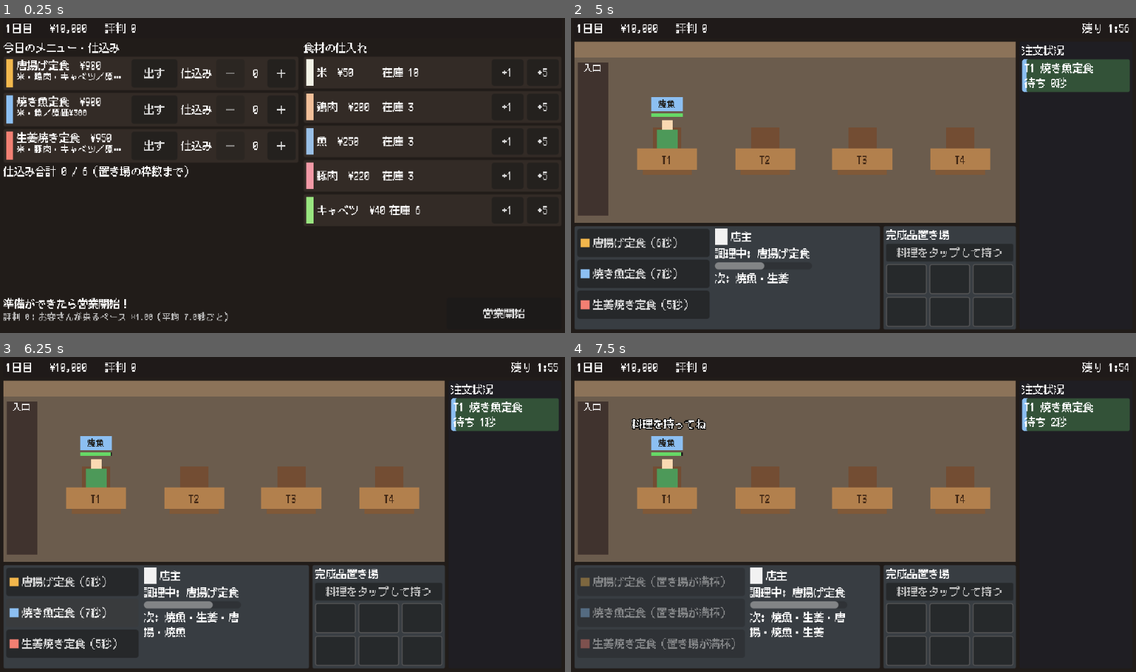
Above: before the commit, frames 1-4 (two rows, left to right).
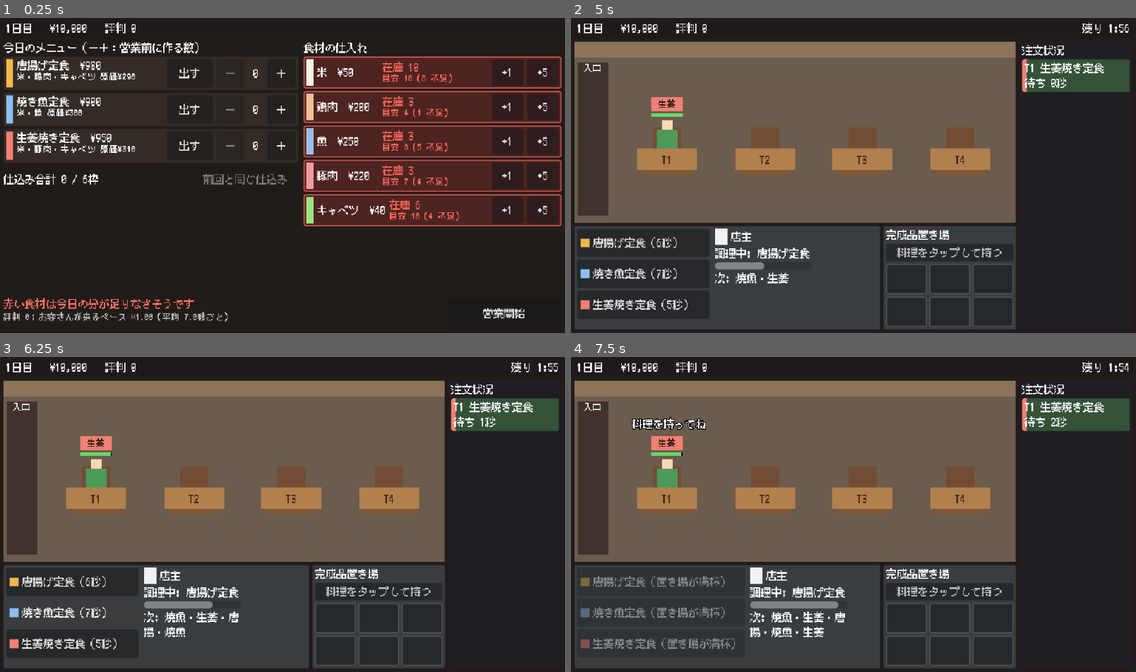
Above: after the commit, the same moments.

Repository: ramen07310182/Kitchen-Battlefield
Game: Godot game, scene res://scenes/main/main.tscn
The game is run twice, just before and just after one commit, with the same random seed, the same clock (stepped at 60 frames per second) and the same inputs.
Inputs (mouse positions are in pixels of both pictures, inside the frame that each line leads up to):
- Up to frame 1 (0.25 s): no input
- Up to frame 2 (5 s): click "営業開始" at 0.5 s; click (667, 131) at 1.27 s; click "唐揚げ定食（6秒）" at 2 s; click "焼き魚定食（7秒）" at 2.75 s; click "生姜焼き定食（5秒）" at 3.5 s; click (667, 131) at 4.27 s
- Up to frame 3 (6.25 s): click "唐揚げ定食（6秒）" at 5 s; click "焼き魚定食（7秒）" at 5.75 s
- Up to frame 4 (7.5 s): click "生姜焼き定食（5秒）" at 6.5 s; click (667, 470) at 7.27 s

The runs differ from the first frame. In frame 1, 20% of the frame differs, in the area x 0-100%, y 7-93%; in frame 2, 0.6%; in frame 3, 0.6%; in frame 4, 0.6%.

Commit message:
準備画面に在庫不足の警告と「前回と同じ仕込み」ボタンを追加
- DemandEstimator: 今日のメニュー・仕込み・評判から食材の必要数の目安を見積もる
- OrderChooser: 注文の確率を来店と見積もりで共通化
- 目安より在庫が少ない食材を赤く表示し、不足数を出す（倍率は stock_warning_ratio）
- 前回の営業で仕込んだ数を覚え、ボタン1つで同じ仕込みにする
- セーブを version 2 にし、前回の仕込み（last_prep）を保存。v1 からの移行処理を追加
- スモークテストで警告・前回の仕込み・v1→v2移行を確認

Co-Authored-By: Claude Opus 5.5 <noreply@anthropic.com>

Diff:
--- a/autoload/game_state.gd
+++ b/autoload/game_state.gd
@@ -7,7 +7,7 @@
 signal reputation_changed(value: int)
 
 const DEFAULT_SAVE_PATH := "user://save.json"
-const SAVE_VERSION := 1
+const SAVE_VERSION := 2
 
 var money: int = 0
 var day: int = 1
@@ -19,6 +19,8 @@
 var today_menu: Array[String] = []
 ## 営業開始時に作っておく個数 { 料理id: 個数 }
 var prep_counts: Dictionary = {}
+## 前回の営業で実際に仕込んだ個数 { 料理id: 個数 }（「前回と同じ仕込み」用。セーブする）
+var last_prep_counts: Dictionary = {}
 ## セーブファイルの場所。テストのときだけ別の場所に切り替える
 var save_path: String = DEFAULT_SAVE_PATH
 
@@ -54,6 +56,7 @@
 	for dish: DishData in Database.dishes:
 		today_menu.append(dish.id)
 	prep_counts.clear()
+	last_prep_counts.clear()
 
 
 # ---------------------------------------------------------------
@@ -175,6 +178,41 @@
 	inventory_changed.emit()
 
 
+## 今日のメニュー・仕込み・評判から見た、食材ごとの必要数の目安 { 食材id: 個数 }
+func get_ingredient_needs() -> Dictionary:
+	return DemandEstimator.ingredient_needs(
+		get_menu_dishes(), prep_counts, Database.customer_types, Database.config, reputation)
+
+
+## 目安に対して足りない数（足りていれば0）
+func get_shortage(ingredient_id: String, needs: Dictionary) -> int:
+	return maxi(0, int(needs.get(ingredient_id, 0)) - get_stock(ingredient_id))
+
+
+func has_last_prep() -> bool:
+	return not last_prep_counts.is_empty()
+
+
+## 前回と同じ仕込みにする。前回仕込んだ料理はメニューに入れる。
+## 食材や枠が足りない分は入れられない。全部入れられたら true
+func apply_last_prep() -> bool:
+	prep_counts.clear()
+	var complete: bool = true
+	for dish: DishData in Database.dishes:
+		var target: int = int(last_prep_counts.get(dish.id, 0))
+		if target <= 0:
+			continue
+		if not today_menu.has(dish.id):
+			today_menu.append(dish.id)
+		for i: int in target:
+			if not can_add_prep(dish):
+				complete = false
+				break
+			prep_counts[dish.id] = get_prep_count(dish.id) + 1
+	inventory_changed.emit()
+	return complete
+
+
 # ---------------------------------------------------------------
 # 営業の開始・集計・終了
 # ---------------------------------------------------------------
@@ -189,6 +227,9 @@
 				break
 			consume_ingredients(dish)
 			prepared.append(dish.id)
+	last_prep_counts.clear()
+	for dish_id: String in prepared:
+		last_prep_counts[dish_id] = int(last_prep_counts.get(dish_id, 0)) + 1
 	prep_counts.clear()
 	return prepared
 
@@ -248,6 +289,7 @@
 		"day": day,
 		"reputation": reputation,
 		"inventory": inventory.duplicate(),
+		"last_prep": last_prep_counts.duplicate(),
 	}
 	var file: FileAccess = FileAccess.open(save_path, FileAccess.WRITE)
 	if file == null:
@@ -276,6 +318,13 @@
 		for ing: IngredientData in Database.ingredients:
 			if (saved_inventory as Dictionary).has(ing.id):
 				inventory[ing.id] = maxi(0, int(saved_inventory[ing.id]))
+	last_prep_counts.clear()
+	var saved_prep: Variant = data.get("last_prep", {})
+	if saved_prep is Dictionary:
+		for dish: DishData in Database.dishes:
+			var count: int = int((saved_prep as Dictionary).get(dish.id, 0))
+			if count > 0:
+				last_prep_counts[dish.id] = count
 	money_changed.emit(money)
 	reputation_changed.emit(reputation)
 	inventory_changed.emit()
@@ -288,6 +337,9 @@
 	if version <= 0 or version > SAVE_VERSION:
 		push_warning("対応していないセーブデータのバージョンです: %d" % version)
 		return {}
-	# 例: if version == 1: （v1 → v2 の変換）; version = 2
+	if version == 1:
+		# v2 で「前回の仕込み」を追加。v1 のセーブには無いので空にする
+		data["last_prep"] = {}
+		version = 2
 	data["version"] = version
 	return data
--- a/data/game_config.tres
+++ b/data/game_config.tres
@@ -37,3 +37,4 @@
 stars_angry = 1.0
 buy_step_small = 1
 buy_step_large = 5
+stock_warning_ratio = 1.0
--- a/scenes/business/customer_spawner.gd
+++ b/scenes/business/customer_spawner.gd
@@ -57,29 +57,6 @@
 	return types[types.size() - 1]
 
 
-## 今日のメニューから、予算内で好みに合わせて選ぶ。予算内がなければいちばん安いもの
+## 今日のメニューから、予算内で好みに合わせて選ぶ（確率は OrderChooser にまとめてある）
 func choose_dish(customer_type: CustomerTypeData) -> DishData:
-	if _menu.is_empty():
-		return null
-	var candidates: Array[DishData] = []
-	for d: DishData in _menu:
-		if d.price <= customer_type.budget:
-			candidates.append(d)
-	if candidates.is_empty():
-		var cheapest: DishData = _menu[0]
-		for d: DishData in _menu:
-			if d.price < cheapest.price:
-				cheapest = d
-		return cheapest
-	var total: float = 0.0
-	var weights: Array[float] = []
-	for d: DishData in candidates:
-		var w: float = _config.favorite_weight if customer_type.favorite_dishes.has(d.id) else 1.0
-		weights.append(w)
-		total += w
-	var roll: float = randf() * total
-	for i: int in candidates.size():
-		roll -= weights[i]
-		if roll <= 0.0:
-			return candidates[i]
-	return candidates[candidates.size() - 1]
+	return OrderChooser.choose(customer_type, _menu, _config)
--- a/scenes/prep/ingredient_row.gd
+++ b/scenes/prep/ingredient_row.gd
@@ -1,20 +1,31 @@
 class_name IngredientRow
 extends PanelContainer
-## 営業準備画面の1行: 食材の在庫と仕入れボタン。
+## 営業準備画面の1行: 食材の在庫・必要数の目安・仕入れボタン。
+## 目安より在庫が少ないときは赤く表示する。
 
 signal buy_requested(ingredient_id: String, count: int)
 
+const COLOR_OK := Color.WHITE
+const COLOR_SUB := Color(0.7, 0.7, 0.7)
+const COLOR_SHORT := Color(1.0, 0.4, 0.35)
+
 var ingredient: IngredientData
+
+var _box_normal: StyleBoxFlat
+var _box_short: StyleBoxFlat
 
 @onready var _swatch: ColorRect = %Swatch
 @onready var _name_label: Label = %NameLabel
 @onready var _stock_label: Label = %StockLabel
+@onready var _need_label: Label = %NeedLabel
 @onready var _buy_small: Button = %BuySmallButton
 @onready var _buy_large: Button = %BuyLargeButton
 
 
 func _ready() -> void:
-	add_theme_stylebox_override("panel", UIUtil.flat_box(Color(0.2, 0.17, 0.15)))
+	_box_normal = UIUtil.flat_box(Color(0.2, 0.17, 0.15))
+	_box_short = UIUtil.flat_box(Color(0.3, 0.14, 0.13), COLOR_SHORT, 1)
+	add_theme_stylebox_override("panel", _box_normal)
 	var cfg: GameConfig = Database.config
 	_buy_small.pressed.connect(func() -> void: buy_requested.emit(ingredient.id, cfg.buy_step_small))
 	_buy_large.pressed.connect(func() -> void: buy_requested.emit(ingredient.id, cfg.buy_step_large))
@@ -25,17 +36,33 @@
 	ingredient = data
 	_swatch.color = ingredient.color
 	_name_label.text = "%s  %s" % [ingredient.display_name, UIText.money(ingredient.price)]
-	refresh()
 
 
-func refresh() -> void:
+## needs: GameState.get_ingredient_needs() の結果
+func refresh(needs: Dictionary) -> void:
 	var cfg: GameConfig = Database.config
 	var stock: int = GameState.get_stock(ingredient.id)
 	var reserved: int = GameState.get_reserved(ingredient.id)
+	var need: int = int(needs.get(ingredient.id, 0))
+	var shortage: int = GameState.get_shortage(ingredient.id, needs)
+
 	if reserved > 0:
 		_stock_label.text = UIText.PREP_STOCK_RESERVED % [stock, reserved]
 	else:
 		_stock_label.text = UIText.PREP_STOCK % stock
+
+	if need <= 0:
+		_need_label.text = UIText.PREP_NEED_UNUSED
+	elif shortage > 0:
+		_need_label.text = UIText.PREP_NEED_SHORT % [need, shortage]
+	else:
+		_need_label.text = UIText.PREP_NEED % need
+
+	var short: bool = shortage > 0
+	_stock_label.add_theme_color_override("font_color", COLOR_SHORT if short else COLOR_OK)
+	_need_label.add_theme_color_override("font_color", COLOR_SHORT if short else COLOR_SUB)
+	add_theme_stylebox_override("panel", _box_short if short else _box_normal)
+
 	_buy_small.text = UIText.PREP_BUY % cfg.buy_step_small
 	_buy_large.text = UIText.PREP_BUY % cfg.buy_step_large
 	_buy_small.disabled = GameState.money < ingredient.price * cfg.buy_step_small
--- a/scenes/prep/ingredient_row.tscn
+++ b/scenes/prep/ingredient_row.tscn
@@ -21,11 +21,24 @@
 layout_mode = 2
 text = "食材"
 
-[node name="StockLabel" type="Label" parent="HBox"]
+[node name="StockTexts" type="VBoxContainer" parent="HBox"]
+layout_mode = 2
+size_flags_horizontal = 3
+size_flags_vertical = 4
+theme_override_constants/separation = 0
+
+[node name="StockLabel" type="Label" parent="HBox/StockTexts"]
 unique_name_in_owner = true
 layout_mode = 2
-size_flags_horizontal = 3
 text = "在庫 0"
+clip_text = true
+text_overrun_behavior = 3
+
+[node name="NeedLabel" type="Label" parent="HBox/StockTexts"]
+unique_name_in_owner = true
+layout_mode = 2
+theme_type_variation = &"SmallLabel"
+text = "目安 0"
 clip_text = true
 text_overrun_behavior = 3
 
--- a/scenes/prep/menu_row.gd
+++ b/scenes/prep/menu_row.gd
@@ -14,12 +14,10 @@
 @onready var _minus_button: Button = %MinusButton
 @onready var _count_label: Label = %CountLabel
 @onready var _plus_button: Button = %PlusButton
-@onready var _prep_label: Label = %PrepLabel
 
 
 func _ready() -> void:
 	add_theme_stylebox_override("panel", UIUtil.flat_box(Color(0.2, 0.17, 0.15)))
-	_prep_label.text = UIText.PREP_LABEL
 	_toggle_button.pressed.connect(func() -> void: menu_toggled.emit(dish.id, not GameState.is_on_menu(dish.id)))
 	_minus_button.pressed.connect(func() -> void: prep_changed.emit(dish.id, -1))
 	_plus_button.pressed.connect(func() -> void: prep_changed.emit(dish.id, 1))
--- a/scenes/prep/menu_row.tscn
+++ b/scenes/prep/menu_row.tscn
@@ -41,11 +41,6 @@
 layout_mode = 2
 text = "出す"
 
-[node name="PrepLabel" type="Label" parent="HBox"]
-unique_name_in_owner = true
-layout_mode = 2
-text = "仕込み"
-
 [node name="MinusButton" type="Button" parent="HBox"]
 unique_name_in_owner = true
 custom_minimum_size = Vector2(32, 32)
--- a/scenes/prep/prep_screen.gd
+++ b/scenes/prep/prep_screen.gd
@@ -1,19 +1,25 @@
 extends Control
 ## 営業準備画面: 今日のメニュー・食材の仕入れ・仕込み。
+## 食材は「今日のメニューと仕込みから見た必要数の目安」と比べ、足りなさそうなら赤く表示する。
 
 signal start_requested
 
 const MENU_ROW_SCENE: PackedScene = preload("res://scenes/prep/menu_row.tscn")
 const INGREDIENT_ROW_SCENE: PackedScene = preload("res://scenes/prep/ingredient_row.tscn")
+const COLOR_MESSAGE := Color.WHITE
+const COLOR_WARNING := Color(1.0, 0.45, 0.4)
 
 var _menu_rows: Array[MenuRow] = []
 var _ingredient_rows: Array[IngredientRow] = []
+## ボタンを押した結果のお知らせ。次の操作をするまで表示する
+var _notice: String = ""
 
 @onready var _menu_title: Label = %MenuTitle
 @onready var _ingredient_title: Label = %IngredientTitle
 @onready var _menu_list: VBoxContainer = %MenuList
 @onready var _ingredient_list: VBoxContainer = %IngredientList
 @onready var _prep_total_label: Label = %PrepTotalLabel
+@onready var _repeat_button: Button = %RepeatPrepButton
 @onready var _message_label: Label = %MessageLabel
 @onready var _pace_label: Label = %PaceLabel
 @onready var _start_button: Button = %StartButton
@@ -23,13 +29,14 @@
 	_menu_title.text = UIText.PREP_MENU_TITLE
 	_ingredient_title.text = UIText.PREP_INGREDIENT_TITLE
 	_start_button.text = UIText.PREP_START
+	_repeat_button.text = UIText.PREP_REPEAT
 
 	for dish: DishData in Database.dishes:
 		var row: MenuRow = MENU_ROW_SCENE.instantiate() as MenuRow
 		_menu_list.add_child(row)
 		row.setup(dish)
-		row.menu_toggled.connect(GameState.set_on_menu)
-		row.prep_changed.connect(GameState.change_prep)
+		row.menu_toggled.connect(_on_menu_toggled)
+		row.prep_changed.connect(_on_prep_changed)
 		_menu_rows.append(row)
 
 	for ing: IngredientData in Database.ingredients:
@@ -41,19 +48,35 @@
 
 	GameState.inventory_changed.connect(_refresh)
 	GameState.money_changed.connect(func(_v: int) -> void: _refresh())
+	_repeat_button.pressed.connect(_on_repeat_pressed)
 	_start_button.pressed.connect(_on_start_pressed)
 	_refresh()
 
 
 func _refresh() -> void:
+	var needs: Dictionary = GameState.get_ingredient_needs()
+	var any_short: bool = false
 	for row: MenuRow in _menu_rows:
 		row.refresh()
 	for row: IngredientRow in _ingredient_rows:
-		row.refresh()
+		row.refresh(needs)
+		if GameState.get_shortage(row.ingredient.id, needs) > 0:
+			any_short = true
+
 	_prep_total_label.text = UIText.PREP_TOTAL % [GameState.get_total_prep(), Database.config.shelf_capacity]
+	_repeat_button.disabled = not GameState.has_last_prep()
+
 	var has_menu: bool = not GameState.today_menu.is_empty()
 	_start_button.disabled = not has_menu
-	_message_label.text = UIText.PREP_HINT if has_menu else UIText.PREP_NEED_MENU
+	if not has_menu:
+		_set_message(UIText.PREP_NEED_MENU, COLOR_WARNING)
+	elif _notice != "":
+		_set_message(_notice, COLOR_MESSAGE)
+	elif any_short:
+		_set_message(UIText.PREP_SHORTAGE_WARNING, COLOR_WARNING)
+	else:
+		_set_message(UIText.PREP_HINT, COLOR_MESSAGE)
+
 	var cfg: GameConfig = Database.config
 	_pace_label.text = UIText.PREP_PACE % [
 		GameState.reputation,
@@ -62,8 +85,30 @@
 	]
 
 
+func _set_message(text: String, color: Color) -> void:
+	_message_label.text = text
+	_message_label.add_theme_color_override("font_color", color)
+
+
+func _on_menu_toggled(dish_id: String, on: bool) -> void:
+	_notice = ""
+	GameState.set_on_menu(dish_id, on)
+
+
+func _on_prep_changed(dish_id: String, delta: int) -> void:
+	_notice = ""
+	GameState.change_prep(dish_id, delta)
+
+
 func _on_buy_requested(ingredient_id: String, count: int) -> void:
+	_notice = ""
 	GameState.buy_ingredient(ingredient_id, count)
+
+
+func _on_repeat_pressed() -> void:
+	var complete: bool = GameState.apply_last_prep()
+	_notice = UIText.PREP_REPEAT_DONE if complete else UIText.PREP_REPEAT_PARTIAL
+	_refresh()
 
 
 func _on_start_pressed() -> void:
--- a/scenes/prep/prep_screen.tscn
+++ b/scenes/prep/prep_screen.tscn
@@ -61,10 +61,22 @@
 layout_mode = 2
 theme_override_constants/separation = 3
 
-[node name="PrepTotalLabel" type="Label" parent="SafeArea/VBox/Body/MenuPanel"]
+[node name="PrepFooter" type="HBoxContainer" parent="SafeArea/VBox/Body/MenuPanel"]
+layout_mode = 2
+theme_override_constants/separation = 6
+
+[node name="PrepTotalLabel" type="Label" parent="SafeArea/VBox/Body/MenuPanel/PrepFooter"]
 unique_name_in_owner = true
 layout_mode = 2
+size_flags_horizontal = 3
 text = "仕込み合計"
+autowrap_mode = 3
+
+[node name="RepeatPrepButton" type="Button" parent="SafeArea/VBox/Body/MenuPanel/PrepFooter"]
+unique_name_in_owner = true
+custom_minimum_size = Vector2(120, 32)
+layout_mode = 2
+text = "前回と同じ仕込み"
 
 [node name="IngredientPanel" type="VBoxContainer" parent="SafeArea/VBox/Body"]
 layout_mode = 2
--- a/scripts/data/game_config.gd
+++ b/scripts/data/game_config.gd
@@ -58,6 +58,9 @@
 ## 仕入れボタン1回で買う個数（小・大）
 @export var buy_step_small: int = 1
 @export var buy_step_large: int = 5
+## 在庫不足の警告: 見積もった必要数にこの倍率をかけた数より在庫が少ないと赤くする
+## （1.0 = 見積もりどおり、0.8 = 少し甘め、1.2 = 余裕を持たせる）
+@export var stock_warning_ratio: float = 1.0
 
 
 ## 評判に応じた来店間隔の倍率（1.0 = 基本のまま、小さいほどよく来る）
--- /dev/null
+++ b/scripts/demand_estimator.gd
@@ -0,0 +1,40 @@
+class_name DemandEstimator
+extends RefCounted
+## 今日のメニュー・仕込み・評判から、1日に必要になりそうな食材の数（目安）を見積もる。
+## 来店数 = 営業時間 ÷ 平均の来店間隔（評判込み）。席が埋まって来店できない分は考えない（多めの目安）。
+
+
+## 1日の来店数の目安
+static func expected_visitors(config: GameConfig, reputation: int) -> float:
+	var span: float = maxf(0.0, config.business_duration - config.first_spawn_delay)
+	return span / maxf(config.get_average_spawn_interval(reputation), 0.1) + 1.0
+
+
+## { 料理id: 注文数の目安 }
+static func expected_orders(menu: Array[DishData], customer_types: Array[CustomerTypeData], config: GameConfig, reputation: int) -> Dictionary:
+	var result: Dictionary = {}
+	var total_weight: float = 0.0
+	for t: CustomerTypeData in customer_types:
+		total_weight += maxf(0.0, t.spawn_weight)
+	if total_weight <= 0.0:
+		return result
+	var visitors: float = expected_visitors(config, reputation)
+	for t: CustomerTypeData in customer_types:
+		var share: float = maxf(0.0, t.spawn_weight) / total_weight
+		var probabilities: Dictionary = OrderChooser.order_probabilities(t, menu, config)
+		for dish_id: String in probabilities:
+			result[dish_id] = float(result.get(dish_id, 0.0)) + visitors * share * float(probabilities[dish_id])
+	return result
+
+
+## { 食材id: 必要な数の目安 }。料理ごとに「注文の目安」と「仕込みの数」の多いほうで数える
+static func ingredient_needs(menu: Array[DishData], prep_counts: Dictionary, customer_types: Array[CustomerTypeData], config: GameConfig, reputation: int) -> Dictionary:
+	var orders: Dictionary = expected_orders(menu, customer_types, config, reputation)
+	var needs: Dictionary = {}
+	for d: DishData in menu:
+		var count: float = maxf(float(orders.get(d.id, 0.0)), float(prep_counts.get(d.id, 0)))
+		for ing_id: String in d.ingredients:
+			needs[ing_id] = float(needs.get(ing_id, 0.0)) + count * int(d.ingredients[ing_id])
+	for ing_id: String in needs:
+		needs[ing_id] = ceili(float(needs[ing_id]) * config.stock_warning_ratio)
+	return needs
--- /dev/null
+++ b/scripts/order_chooser.gd
@@ -0,0 +1,48 @@
+class_name OrderChooser
+extends RefCounted
+## お客さんが今日のメニューから何を頼むか。
+## 来店（CustomerSpawner）と、在庫の目安（DemandEstimator）の両方で同じ確率を使う。
+
+
+## { 料理id: 頼む確率 }。予算内の料理から、好きな料理ほど選ばれやすい。
+## 予算内の料理がなければ、いちばん安い料理を必ず頼む
+static func order_probabilities(customer_type: CustomerTypeData, menu: Array[DishData], config: GameConfig) -> Dictionary:
+	var result: Dictionary = {}
+	if menu.is_empty():
+		return result
+	var candidates: Array[DishData] = []
+	for d: DishData in menu:
+		if d.price <= customer_type.budget:
+			candidates.append(d)
+	if candidates.is_empty():
+		var cheapest: DishData = menu[0]
+		for d: DishData in menu:
+			if d.price < cheapest.price:
+				cheapest = d
+		result[cheapest.id] = 1.0
+		return result
+	var total: float = 0.0
+	for d: DishData in candidates:
+		total += _weight(customer_type, d, config)
+	for d: DishData in candidates:
+		result[d.id] = _weight(customer_type, d, config) / total
+	return result
+
+
+## 確率に従って1つ選ぶ
+static func choose(customer_type: CustomerTypeData, menu: Array[DishData], config: GameConfig) -> DishData:
+	var probabilities: Dictionary = order_probabilities(customer_type, menu, config)
+	var last: DishData = null
+	var roll: float = randf()
+	for d: DishData in menu:
+		if not probabilities.has(d.id):
+			continue
+		last = d
+		roll -= float(probabilities[d.id])
+		if roll <= 0.0:
+			return d
+	return last
+
+
+static func _weight(customer_type: CustomerTypeData, dish: DishData, config: GameConfig) -> float:
+	return config.favorite_weight if customer_type.favorite_dishes.has(dish.id) else 1.0
--- a/scripts/ui_text.gd
+++ b/scripts/ui_text.gd
@@ -11,19 +11,25 @@
 const SECONDS := "%d秒"
 
 # --- 営業準備 ---
-const PREP_MENU_TITLE := "今日のメニュー・仕込み"
+const PREP_MENU_TITLE := "今日のメニュー（－＋：営業前に作る数）"
 const PREP_INGREDIENT_TITLE := "食材の仕入れ"
 const PREP_ON := "出す"
 const PREP_OFF := "出さない"
-const PREP_LABEL := "仕込み"
-const PREP_TOTAL := "仕込み合計 %d / %d（置き場の枠数まで）"
-const PREP_DISH_INFO := "%s／原価%s"
+const PREP_TOTAL := "仕込み合計 %d / %d枠"
+const PREP_DISH_INFO := "%s 原価%s"
 const PREP_STOCK := "在庫 %d"
 const PREP_STOCK_RESERVED := "在庫 %d（仕込 %d）"
 const PREP_BUY := "+%d"
 const PREP_START := "営業開始"
 const PREP_NEED_MENU := "メニューを1つ以上「出す」にしてください"
 const PREP_HINT := "準備ができたら営業開始！"
+const PREP_SHORTAGE_WARNING := "赤い食材は今日の分が足りなさそうです"
+const PREP_NEED := "目安 %d"
+const PREP_NEED_SHORT := "目安 %d（%d 不足）"
+const PREP_NEED_UNUSED := "今日のメニューでは使わない"
+const PREP_REPEAT := "前回と同じ仕込み"
+const PREP_REPEAT_DONE := "前回と同じ仕込みにしました"
+const PREP_REPEAT_PARTIAL := "食材が足りず、前回の仕込みを一部しか入れられませんでした"
 const PREP_PACE := "評判 %d：お客さんが来るペース ×%.2f（平均 %.1f秒ごと）"
 
 # --- 営業 ---
--- a/tests/smoke_test.gd
+++ b/tests/smoke_test.gd
@@ -20,6 +20,8 @@
 	_real_save_before = _read_real_save()
 	# 前回のテストが途中で止まって残ったファイルがあれば消してから始める
 	GameState.use_save_path(TEST_SAVE_PATH)
+	GameState.delete_save()
+	_check_migration_v1()
 	GameState.delete_save()
 	GameState.use_save_path(TEST_SAVE_PATH)
 	Engine.time_scale = 8.0
@@ -50,13 +52,33 @@
 
 
 func _do_prep(screen: Node) -> void:
+	var repeat_button: Button = screen.get("_repeat_button")
+	if _days_done == 0:
+		print("[smoke] repeat button disabled on day1=%s" % repeat_button.disabled)
+		for dish: DishData in Database.dishes:
+			GameState.change_prep(dish.id, 1)
+	else:
+		# 食材が足りないうちに押すと一部だけ入る → 買ってから押すと全部入る
+		var last: Dictionary = GameState.last_prep_counts.duplicate()
+		repeat_button.pressed.emit()
+		print("[smoke] repeat prep (before buying): now=%s notice=%s" % [GameState.prep_counts, screen.get("_notice")])
+		for ing: IngredientData in Database.ingredients:
+			GameState.buy_ingredient(ing.id, 3)
+		repeat_button.pressed.emit()
+		print("[smoke] repeat prep (after buying): last=%s now=%s same=%s notice=%s" % [
+			last, GameState.prep_counts, last == GameState.prep_counts, screen.get("_notice")])
+	print("[smoke] shortage before buying: %s" % _shortages())
+	# 足りない食材を目安まで買う
+	var needs: Dictionary = GameState.get_ingredient_needs()
 	for ing: IngredientData in Database.ingredients:
-		GameState.buy_ingredient(ing.id, 5)
-	for dish: DishData in Database.dishes:
-		GameState.change_prep(dish.id, 1)
-	print("[smoke] prep: money=%d prep_total=%d rep=%d interval_scale=%.3f" % [
+		var lack: int = GameState.get_shortage(ing.id, needs)
+		if lack > 0:
+			GameState.buy_ingredient(ing.id, lack)
+	print("[smoke] shortage after buying: %s" % _shortages())
+	print("[smoke] prep: money=%d prep_total=%d rep=%d interval_scale=%.3f expected_visitors=%.1f" % [
 		GameState.money, GameState.get_total_prep(), GameState.reputation,
-		Database.config.get_spawn_interval_scale(GameState.reputation)])
+		Database.config.get_spawn_interval_scale(GameState.reputation),
+		DemandEstimator.expected_visitors(Database.config, GameState.reputation)])
 	(screen.get("_start_button") as Button).pressed.emit()
 
 
@@ -103,6 +125,27 @@
 			return
 
 
+func _shortages() -> Dictionary:
+	var needs: Dictionary = GameState.get_ingredient_needs()
+	var result: Dictionary = {}
+	for ing: IngredientData in Database.ingredients:
+		var lack: int = GameState.get_shortage(ing.id, needs)
+		if lack > 0:
+			result[ing.id] = lack
+	return result
+
+
+## version 1 のセーブを読み込んで、version 2 に移行できるか確かめる
+func _check_migration_v1() -> void:
+	var v1: Dictionary = {"version": 1, "money": 4321, "day": 5, "reputation": 12, "inventory": {"rice": 7}}
+	var file: FileAccess = FileAccess.open(TEST_SAVE_PATH, FileAccess.WRITE)
+	file.store_string(JSON.stringify(v1))
+	file.close()
+	GameState.use_save_path(TEST_SAVE_PATH)
+	var ok: bool = GameState.money == 4321 and GameState.day == 5 and GameState.reputation == 12 		and GameState.get_stock("rice") == 7 and not GameState.has_last_prep()
+	print("[smoke] migration v1 -> v2 ok=%s" % ok)
+
+
 func _hold(shelf: ReadyShelf, buttons: Array[Button], slot: int) -> void:
 	if int(shelf.get("_held_index")) != slot:
 		buttons[slot].pressed.emit()
Not shown, added: scripts/demand_estimator.gd.uid
Not shown, added: scripts/order_chooser.gd.uid
